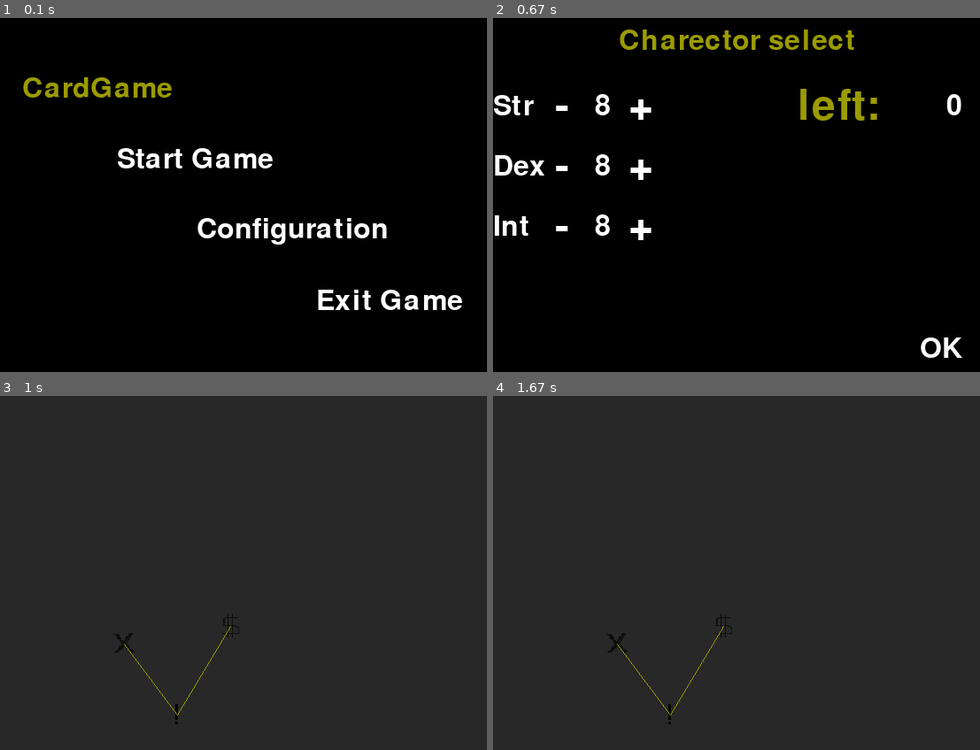
Above: before the commit, frames 1-4 (two rows, left to right).
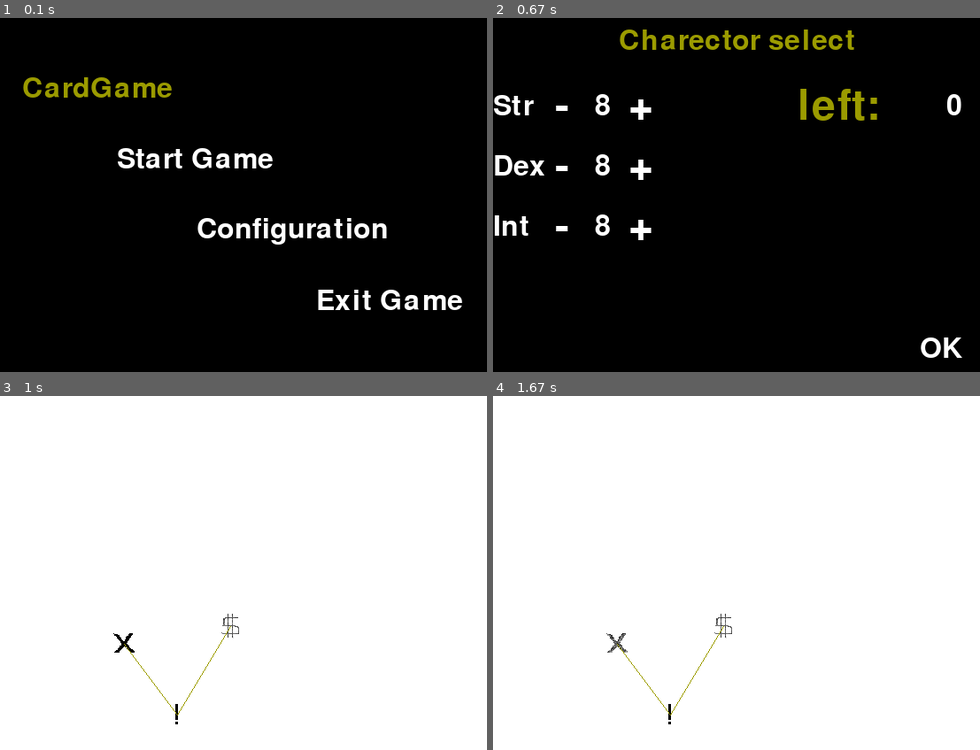
Above: after the commit, the same moments.

Repository: Leteno/learn-pygame
Game: pygame game, started from card-game/main.py
Same seed, same stepped clock (60 frames per second), same inputs: the game is played once before the commit and once after it.
Inputs:
- Up to frame 1 (0.1 s): no input
- Up to frame 2 (0.67 s): click "Start Game" at 0.38 s
- Up to frame 3 (1 s): click "OK" at 0.72 s
- Up to frame 4 (1.67 s): no input

Frames 1-2 are identical in both runs. In frame 3, 100% of the frame differs, in the area x 0-100%, y 0-100%; in frame 4, 100%.

Commit message:
(functional) map-scene: Add blinking

Diff:
--- a/card-game/gamestate.py
+++ b/card-game/gamestate.py
@@ -77,6 +77,7 @@
     def __init__(self):
         self.header = None
         self.current_item = self.header
+        self.selected_item = None
 
     def read_from_file(self, filename):
         assert os.path.exists(filename), 'Cannot find the map file: %s' % (filename)
--- a/card-game/scene/game/map_scene.py
+++ b/card-game/scene/game/map_scene.py
@@ -18,6 +18,7 @@
             T_EVENT: pygame.image.load('res/event-darker.png'),
             T_BATTLE: pygame.image.load('res/battle-darker.png')}
 
+DONE = 'done'
 
 def show(surface, fpsclock, data):
     print('map_scene is showing')
@@ -31,18 +32,30 @@
         checkForQuit()
 
         # draw it
-        surface.fill(color.DARKGRAY)
+        surface.fill(color.WHITE)
 
-        draw_map(surface, data.map)
+        result = draw_map(surface, data.map)
+        if result is DONE:
+            # game is over ?
+            return DONE
 
         pygame.display.update()
         fpsclock.tick(FPS)
 
+
 def draw_map(surface, map):
     header = map.header
     current_item = map.current_item
+    selected_item = map.selected_item
+
+    if not selected_item or selected_item not in current.item.next:
+        if not len(current_item.next) :
+            return DONE
+        selected_item = current_item.next[0]
+
     def g(item):
-        return get_proper_image(item, current_item)
+        return get_proper_image(item, current_item, selected_item)
+
     items = [header]
     count = 0
     maxCount = 100
@@ -61,6 +74,7 @@
             rect = surf.get_rect()
             rect.center = item.point
             surface.blit(surf, rect)
+
             if item.prev :
                 for i in item.prev:
                     if i is None:
@@ -71,8 +85,25 @@
         items = next_items
 
 
-def get_proper_image(map_item, current_item):
+map_scene_blink = False
+map_scene_blink_count = 0
+map_scene_blink_count_max = 5
+def get_proper_image(map_item, current_item, selected_item):
+    global map_scene_blink, map_scene_blink_count
+
     dictionary = DARKDICT
     if current_item in map_item.prev :
         dictionary = LIGHTDICT
+
+    if map_item is selected_item:
+        if map_scene_blink:
+            dictionary = DARKDICT
+        else:
+            dictionary = LIGHTDICT
+
+        map_scene_blink_count += 1
+        if map_scene_blink_count > map_scene_blink_count_max:
+            map_scene_blink = not map_scene_blink
+            map_scene_blink_count = 0
+
     return dictionary[map_item.type]
